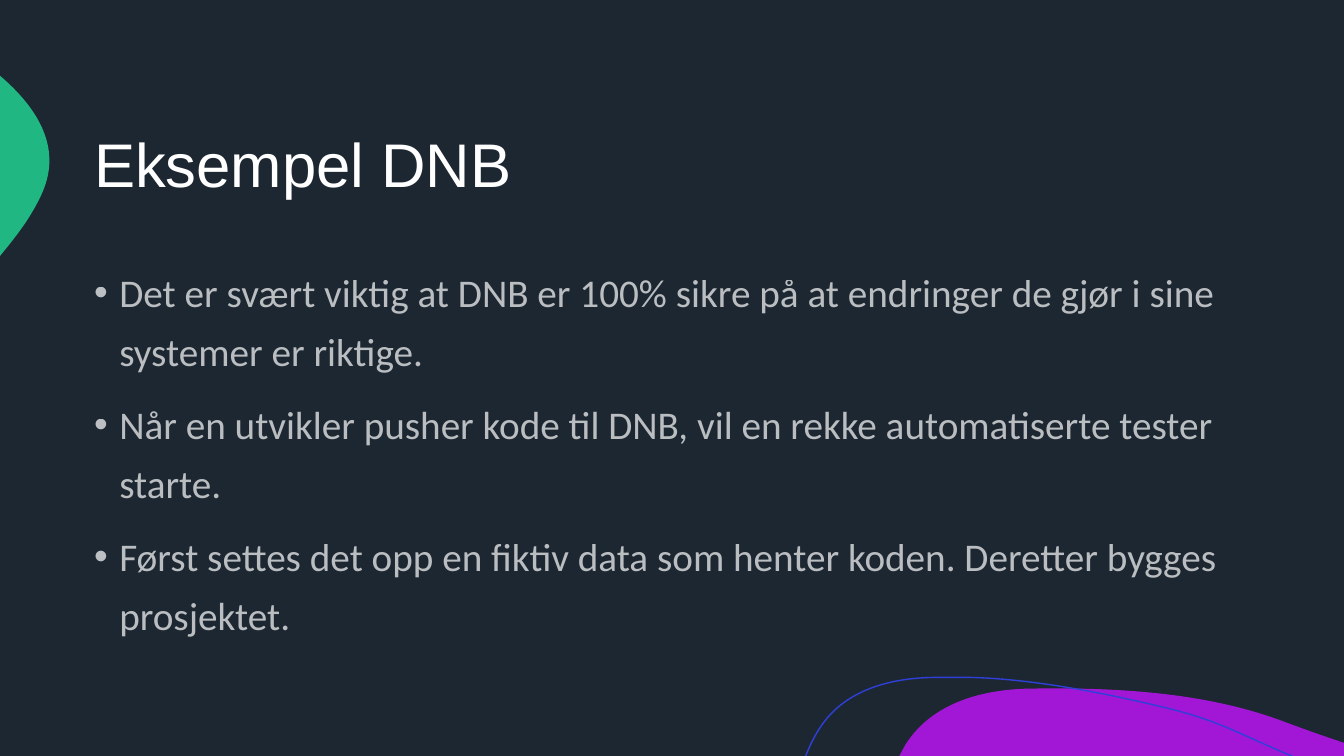
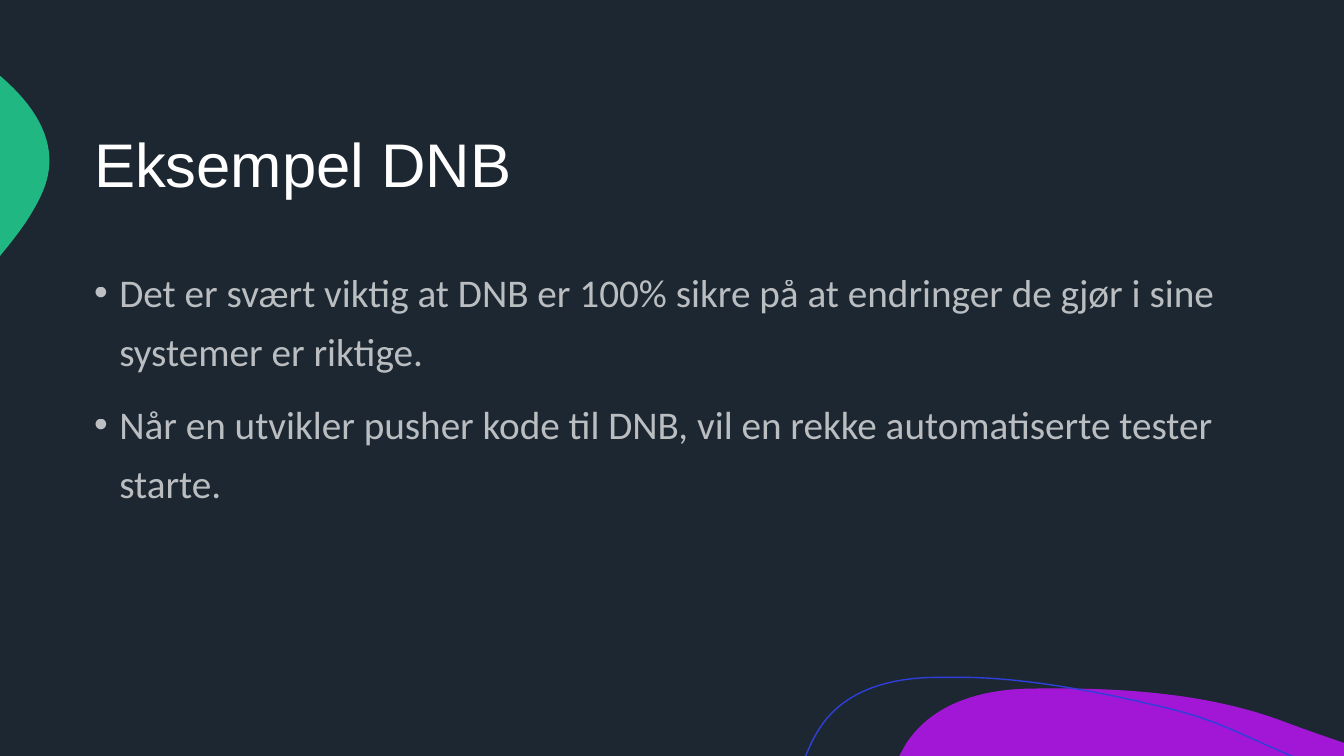
Before and after one commit to noramik/GITHUB_WS_CICD, a slide deck: slide 8 of GITHUB CICD.pptx. Drawn at 1344x756 pixels with LibreOffice and Linux fonts; fonts in the diff are those of the drawing. Boxes give left, top, right and bottom in pixels: in the first picture for what was removed or moved away, otherwise in the second. Text is boxed around its words. In the diff, an @@ line names an element or a change of style, - is before the commit and + after.

```diff
--- a/GITHUB CICD.pptx
+++ b/GITHUB CICD.pptx
@@ text at box(119, 544, 1216, 637): paragraph removed @@
-• Først settes det opp en fiktiv data som henter koden. Deretter bygges prosjektet.
```
Also in this commit, not shown: 2 other slides changed.
